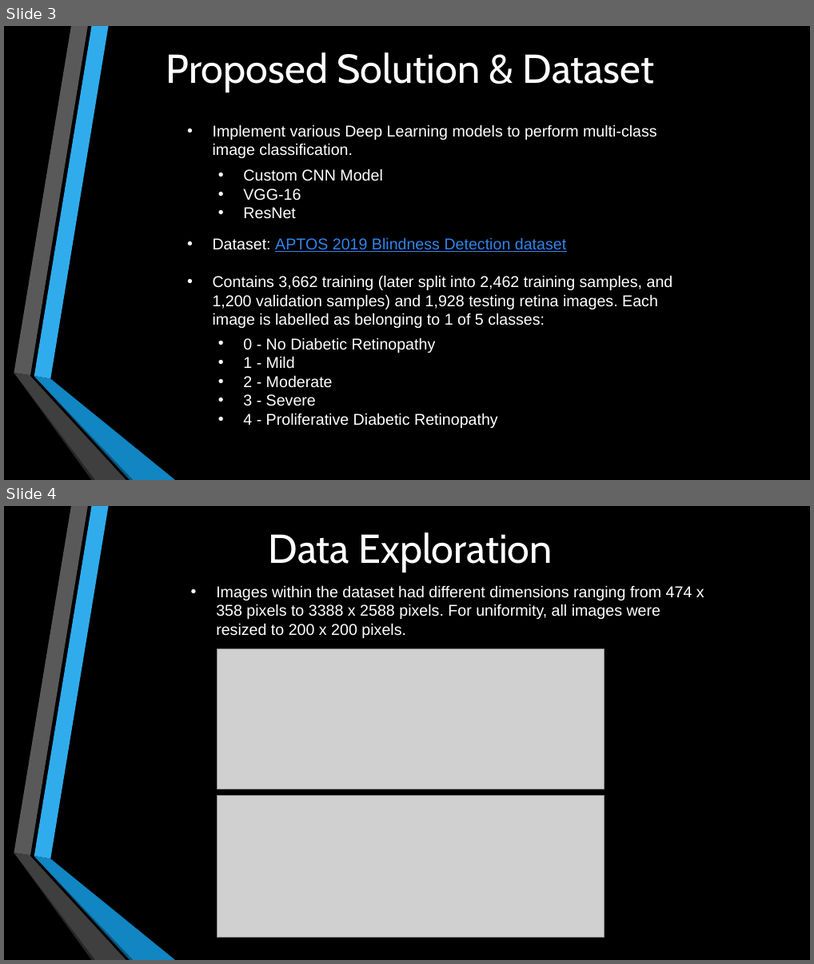
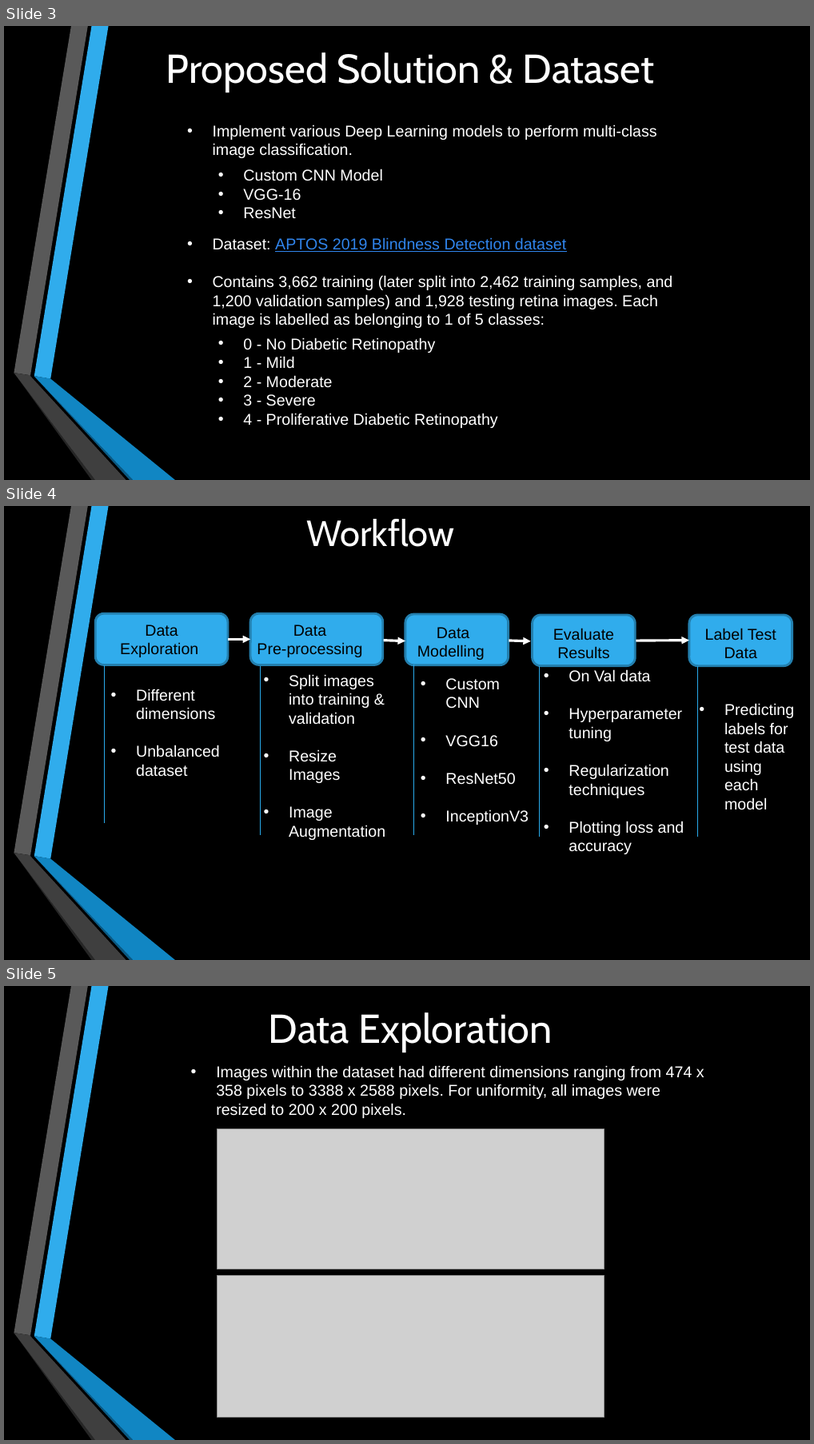
Before and after one commit to Girish-Rajani/Blindess_Detection_Deep_Learning, a slide deck: Blindness Detection Presentation.pptx. Shown one above the other, each under a label of ours: slides 3 and 4 before the commit, slides 3, 4 and 5 after it. The pictures are 814x964 and 814x1444 pixels, drawn with LibreOffice and Linux fonts; fonts in the diff are those of the drawing; grey boxes stand for pictures. Boxes give left, top, right and bottom in pixels: in the first picture for what was removed or moved away, otherwise in the second. Text is boxed around its words. In the diff, an @@ line names an element or a change of style, - is before the commit and + after.

```diff
--- a/Blindness Detection Presentation.pptx
+++ b/Blindness Detection Presentation.pptx
@@ slide 4 added at (4,506,810,960), background #000000; not listed: 6 template elements that a slide beside it also shows @@
@@ title added at (306,519,454,547), 32.4 pt, text #FFFFFF @@
+Workflow
@@ rounded rectangle added at (95,613,227,665), fill #30ACEC, outline #247FAF 2 pt @@
@@ text added at (120,624,198,657), 14 pt, text #000000 @@
+Data Exploration
@@ rounded rectangle added at (250,613,383,665), fill #30ACEC, outline #247FAF 2 pt @@
@@ text added at (257,624,362,657), 14 pt, text #000000 @@
+Data
+Pre-processing
@@ rounded rectangle added at (406,614,509,665), fill #30ACEC, outline #247FAF 2 pt @@
@@ rounded rectangle added at (532,615,635,666), fill #30ACEC, outline #247FAF 2 pt @@
@@ rounded rectangle added at (690,615,793,666), fill #30ACEC, outline #247FAF 2 pt @@
@@ arrow added from (228, 639) to (250, 639), #FFFFFF 2.25 pt @@
@@ arrow added from (384, 640) to (406, 640), #FFFFFF 2.25 pt @@
@@ text added at (418,627,485,660), 14 pt, text #000000 @@
+Data
+Modelling
@@ arrow added from (509, 640) to (531, 641), #FFFFFF 2.25 pt @@
@@ text added at (554,628,614,659), 14 pt, text #000000 @@
+Evaluate Results
@@ arrow added from (636, 640) to (690, 640), #FFFFFF 2.25 pt @@
@@ text added at (706,628,777,659), 14 pt, text #000000 @@
+Label Test Data
@@ line added from (104, 666) to (104, 823), #2AAAEB 1 pt @@
@@ line added from (261, 667) to (261, 835), #2AAAEB 1 pt @@
@@ line added from (414, 665) to (414, 835), #2AAAEB 1 pt @@
@@ line added from (539, 667) to (539, 836), #2AAAEB 1 pt @@
@@ text added at (569,669,685,854), 14 pt, text #FFFFFF @@
+• On Val data
+• Hyperparameter tuning
+• Regularization techniques
+• Plotting loss and accuracy
@@ line added from (698, 667) to (698, 836), #2AAAEB 1 pt @@
@@ text added at (136,688,220,776), 14 pt, text #FFFFFF @@
+• Different dimensions
+• Unbalanced dataset
@@ text added at (289,674,386,840), 14 pt, text #FFFFFF @@
+• Split images into training & validation
+• Resize Images
+• Image Augmentation
@@ text added at (446,678,529,824), 14 pt, text #FFFFFF @@
+• Custom CNN
+• VGG16
+• ResNet50
+• InceptionV3
@@ text added at (725,703,794,810), 14 pt, text #FFFFFF @@
+• Predicting labels for test data using each model
@@ what was slide 4 is now slide 5 @@
```
